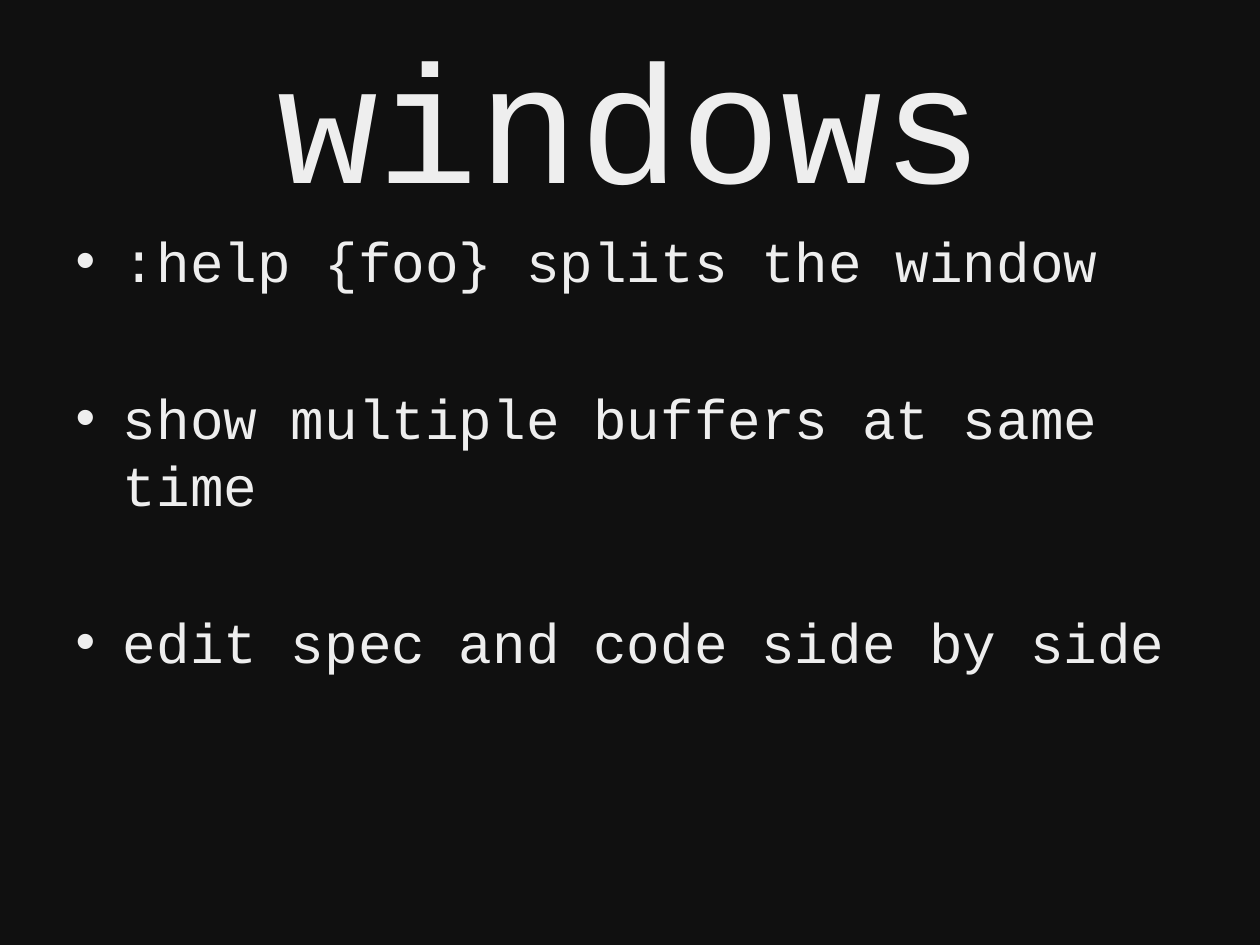
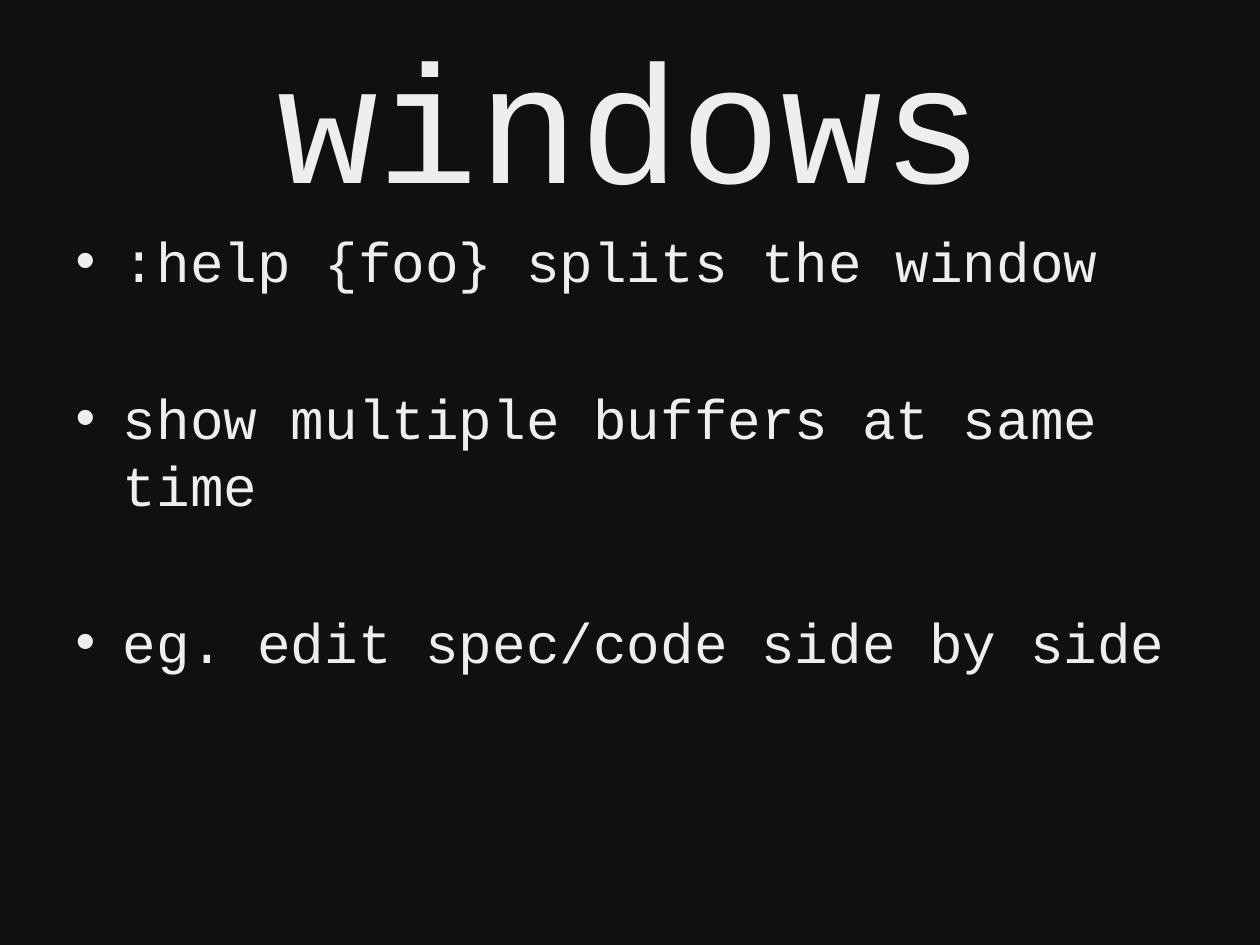
Before and after one commit to kyletolle/talks, a slide deck: slide 33 of beginning_vim-04.17.2012.pptx (slide 32 before the commit). Drawn at 1260x945 pixels with LibreOffice and Linux fonts; fonts in the diff are those of the drawing. Boxes give left, top, right and bottom in pixels: in the first picture for what was removed or moved away, otherwise in the second. Text is boxed around its words. In the diff, an @@ line names an element or a change of style, - is before the commit and + after.

```diff
--- a/beginning_vim-04.17.2012.pptx
+++ b/beginning_vim-04.17.2012.pptx
@@ text at [123, 623, 1164, 675]: text changed @@
-• edit spec and code side by side
+• eg. edit spec/code side by side
```
Also in this commit, not shown: 3 other slides changed, 2 slides added.
